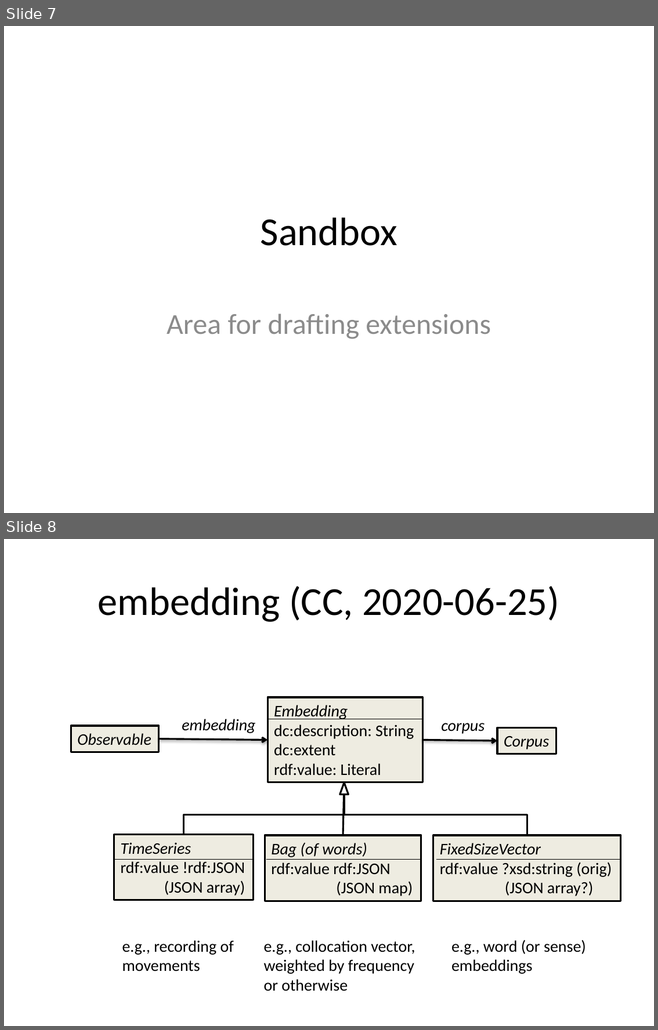
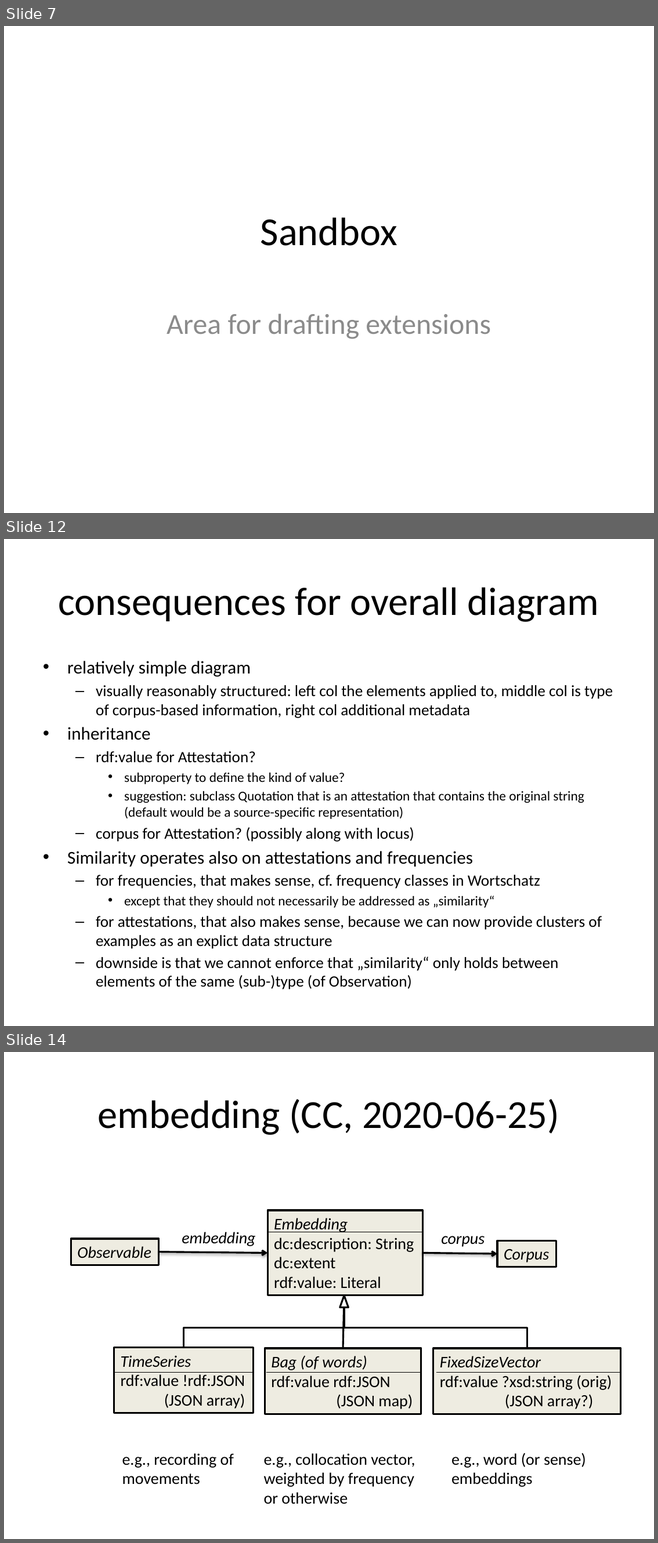
Before and after one commit to ontolex/frequency-attestation-corpus-information, a slide deck: img/source.pptx. Shown one above the other, each under a label of ours: slides 7 and 8 before the commit, slides 7, 12 and 14 after it; the slides between them are not shown. The pictures are 658x1030 and 658x1543 pixels, drawn with LibreOffice and Linux fonts; fonts in the diff are those of the drawing. Boxes give left, top, right and bottom in pixels: in the first picture for what was removed or moved away, otherwise in the second. Text is boxed around its words. In the diff, an @@ line names an element or a change of style, - is before the commit and + after.

Commit message:
suggested additions to consolidate the diagram (see sandbox)

```diff
--- a/img/source.pptx
+++ b/img/source.pptx
@@ slide 12 added at <box>4,539,654,1026</box>, background #FFFFFF @@
@@ title added at <box>59,587,598,622</box>, 44 pt, text #000000 @@
+consequences for overall diagram
@@ text added at <box>67,661,612,971</box>, 17.5 pt, text #000000 @@
+• relatively simple diagram
+  – visually reasonably structured: left col the elements applied to, middle col is type of corpus-based information, right col additional metadata
+• inheritance
+  – rdf:value for Attestation?
+    • subproperty to define the kind of value?
+    • suggestion: subclass Quotation that is an attestation that contains the original string (default would be a source-specific representation)
+  – corpus for Attestation? (possibly along with locus)
+• Similarity operates also on attestations and frequencies
+  – for frequencies, that makes sense, cf. frequency classes in Wortschatz
+    • except that they should not necessarily be addressed as „similarity“
+  – for attestations, that also makes sense, because we can now provide clusters of examples as an explict data structure
+  – downside is that we cannot enforce that „similarity“ only holds between elements of the same (sub-)type (of Observation)
@@ what was slide 8 is now slide 14 @@
```
Also in this commit, not shown: 2 slides changed, 6 other slides added.
